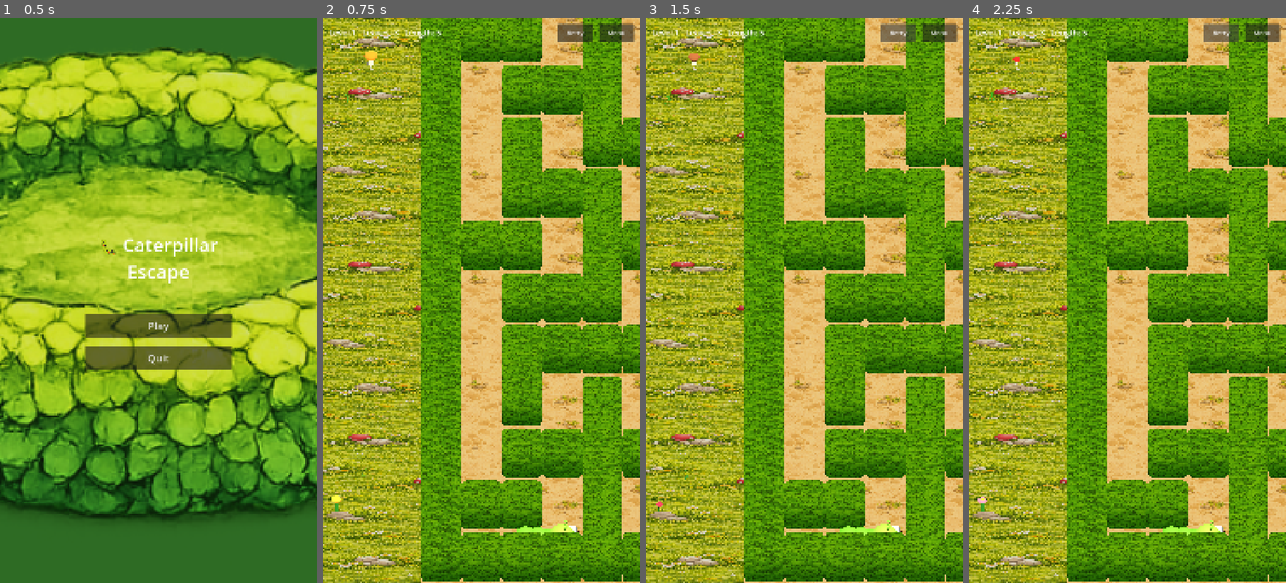
Above: before the commit, frames 1-4 (left to right).
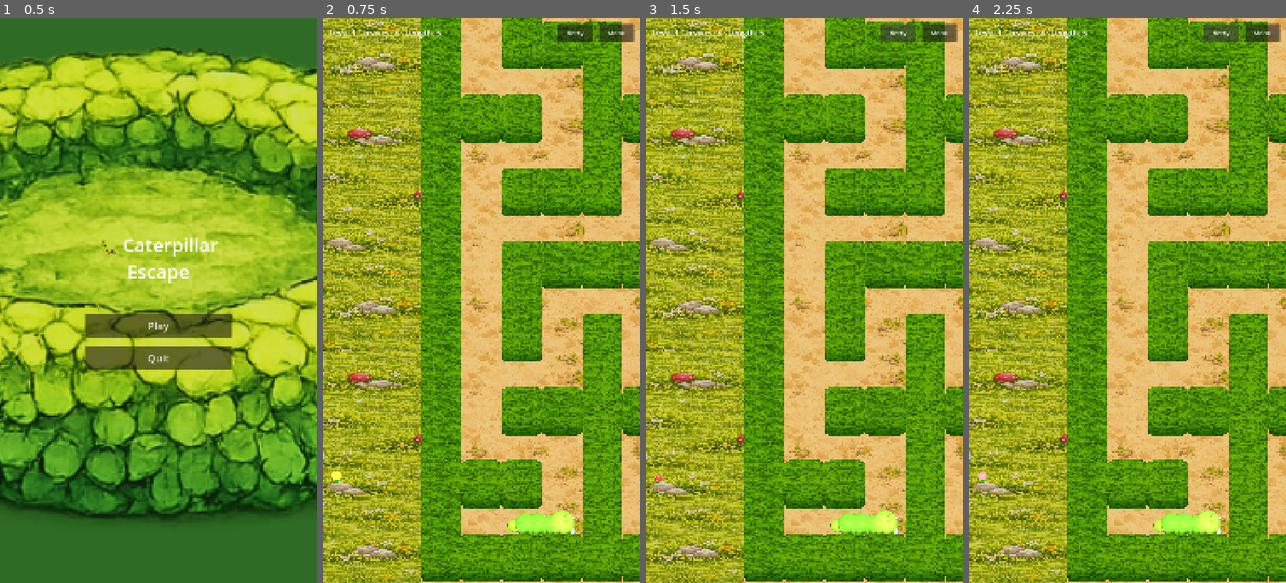
Above: after the commit, the same moments.

Repository: blago83/CaterpillarEscapeGame
Game: Godot game, scene res://scenes/MainMenu.tscn
Two runs of this game, one before a commit and one after it. Both use one fixed random seed, a clock stepped at 60 frames per second and the inputs below.
Inputs:
- Up to frame 1 (0.5 s): no input
- Up to frame 2 (0.75 s): click "Play" at 0.5 s
- Up to frame 3 (1.5 s): click "Retry" at 1.25 s
- Up to frame 4 (2.25 s): click "Retry" at 2 s

Frame 1 is identical in both runs. In frame 2, 67% of the frame differs, in the area x 0-100%, y 0-100%; in frame 3, 67%; in frame 4, 67%.

Commit message:
Camera to -65° top-down view matching reference art style
- Camera angle: -40° → -65° for near top-down maze overview
- Face pivot: -10° → -55° to tilt face features up toward the
  more overhead camera (eyes/cheeks/mouth visible from above)
- Updated all cam_offset_z trig calculations to match 65° angle
- This matches the reference image's bird's-eye perspective

Diff:
--- a/scripts/level_3d.gd
+++ b/scripts/level_3d.gd
@@ -363,11 +363,11 @@
 	cam.size = ORTHO_SIZE
 	cam.near = 0.1
 	cam.far = 100.0
-	cam.rotation_degrees = Vector3(-40, 0, 0)
+	cam.rotation_degrees = Vector3(-65, 0, 0)
 	# Compute camera Z bounds so the view stays within the maze
-	var cam_offset_z := CAM_HEIGHT / tan(deg_to_rad(40.0))
+	var cam_offset_z := CAM_HEIGHT / tan(deg_to_rad(65.0))
 	# Orthographic: visible Z range on ground = size / sin(tilt), symmetric top/bottom
-	var half_view_z := ORTHO_SIZE / (2.0 * sin(deg_to_rad(40.0)))
+	var half_view_z := ORTHO_SIZE / (2.0 * sin(deg_to_rad(65.0)))
 	var maze_z_top := -0.5 * CELL
 	var maze_z_bot := (float(_maze_h) - 0.5) * CELL
 	_cam_z_min = maze_z_top + cam_offset_z + half_view_z
@@ -894,7 +894,7 @@
 	_segment_targets = _calc_positions()
 	_segment_target_rots = _calc_target_rotations()
 	var head3 := _pos(segment_cells[0])
-	var cam_offset_z := CAM_HEIGHT / tan(deg_to_rad(40.0))
+	var cam_offset_z := CAM_HEIGHT / tan(deg_to_rad(65.0))
 	_cam_target = Vector3(head3.x, CAM_HEIGHT, clampf(head3.z + cam_offset_z, _cam_z_min, _cam_z_max))
 
 	# When reversing, the tail is the leading end — check it for pickups/hazards
@@ -950,7 +950,7 @@
 	_segment_targets = _calc_positions()
 	_segment_target_rots = _calc_target_rotations()
 	var tgt3 := _pos(target)
-	var cam_offset_z := CAM_HEIGHT / tan(deg_to_rad(40.0))
+	var cam_offset_z := CAM_HEIGHT / tan(deg_to_rad(65.0))
 	_cam_target = Vector3(tgt3.x, CAM_HEIGHT, clampf(tgt3.z + cam_offset_z, _cam_z_min, _cam_z_max))
 
 	# Collect leaf
--- a/scripts/segment_3d.gd
+++ b/scripts/segment_3d.gd
@@ -60,7 +60,7 @@
 		"head":
 			# Face pivot – tilted upward so features face the overhead camera
 			var face_pivot := Node3D.new()
-			face_pivot.rotation.x = deg_to_rad(-10)  # Gentle tilt toward camera
+			face_pivot.rotation.x = deg_to_rad(-55)  # Tilt face up toward overhead camera
 			_mesh.add_child(face_pivot)
 			_add_eyes(radius, face_pivot)
 			_add_cheeks(radius, face_pivot)
